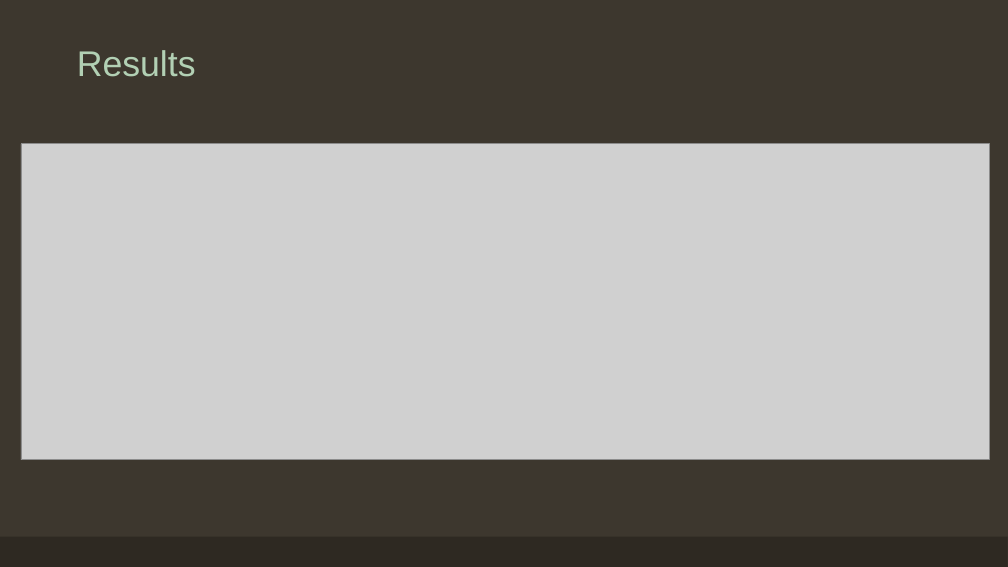
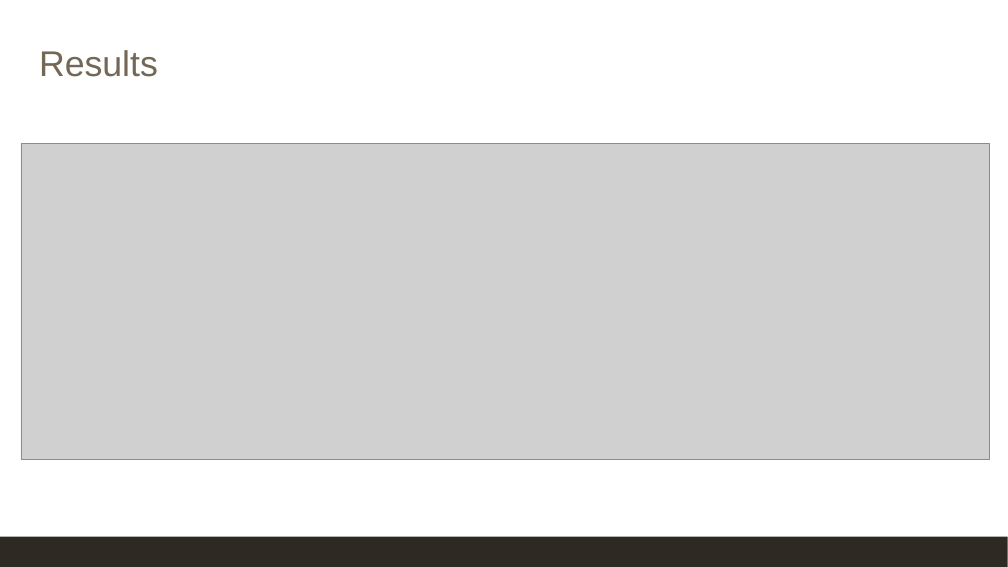
Before and after one commit to EEPlei/Americas-Warzone-Class-Project, a slide deck: slide 14 of Slides/final_slides.pptx (slide 11 before the commit). Drawn at 1008x567 pixels with LibreOffice and Linux fonts; fonts in the diff are those of the drawing; grey boxes stand for pictures. Boxes give left, top, right and bottom in pixels: in the first picture for what was removed or moved away, otherwise in the second. Text is boxed around its words. In the diff, an @@ line names an element or a change of style, - is before the commit and + after.

```diff
--- a/Slides/final_slides.pptx
+++ b/Slides/final_slides.pptx
@@ background #3D372E to #FFFFFF @@
@@ title "Results": place and size @@
-title "Results" at box(77, 50, 196, 77)
+title "Results" at box(39, 50, 158, 77)
@@ title "Results" at box(39, 50, 158, 77): text colour #B2D0B4 to #736756 @@
```
Also in this commit, not shown: 3 other slides changed, 6 slides added, 2 slides removed.
